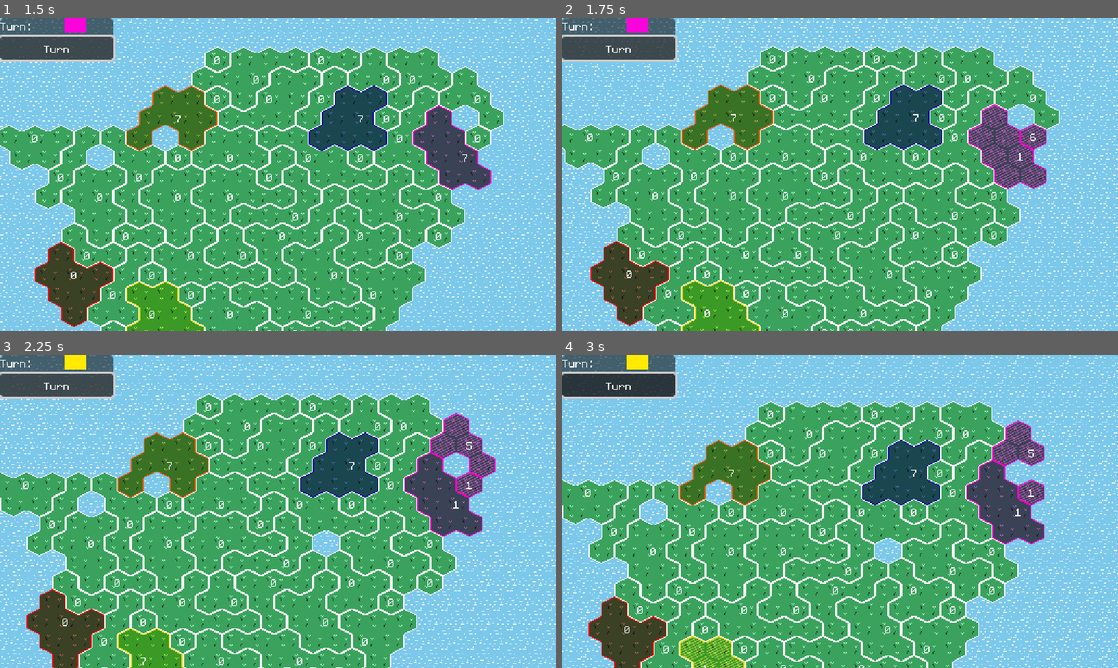
Above: before the commit, frames 1-4 (two rows, left to right).
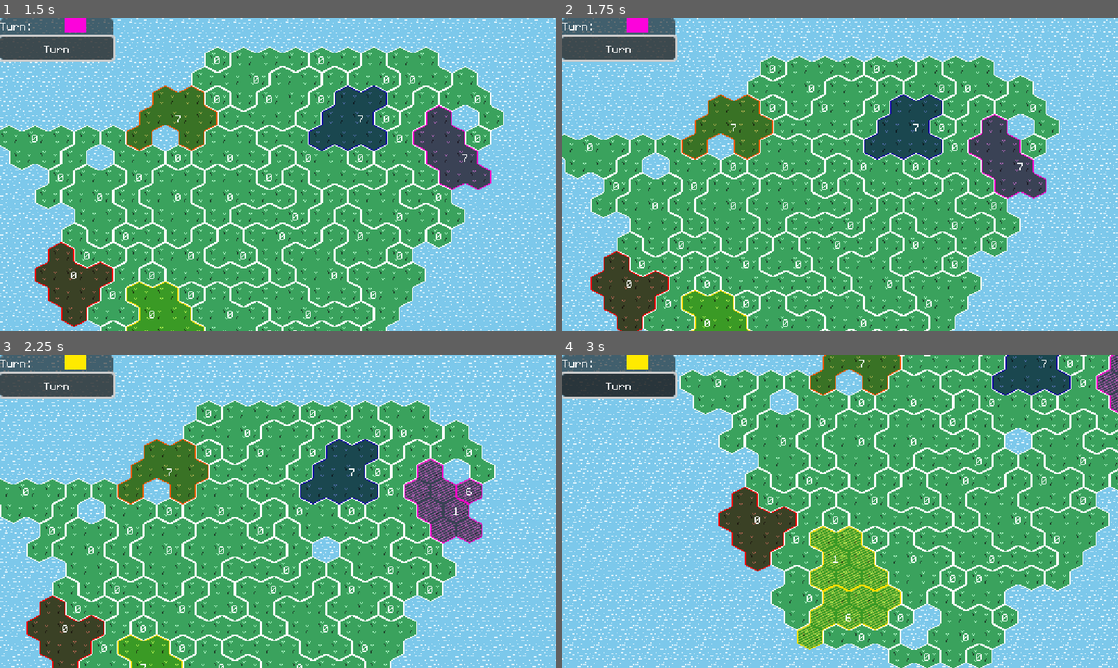
Above: after the commit, the same moments.

Repository: feored/LD54
Game: Godot game, scene res://scenes/main.tscn
Same seed, same stepped clock (60 frames per second), same inputs: the game is played once before the commit and once after it.
Inputs (mouse positions are in pixels of both pictures, inside the frame that each line leads up to):
- Up to frame 1 (1.5 s): click "Turn" at 0.5 s; click "Turn" at 1.25 s
- Up to frame 2 (1.75 s): no input
- Up to frame 3 (2.25 s): click "Turn" at 2 s
- Up to frame 4 (3 s): move the mouse to (962, 495) at 2.77 s; click (962, 495) at 2.92 s

Frame 1 is identical in both runs. In frame 2, 27% of the frame differs, in the area x 0-100%, y 0-100%; in frame 3, 25%; in frame 4, 63%.

Commit message:
camera move to relevant tile

Diff:
--- a/scenes/camera/Camera2D.gd
+++ b/scenes/camera/Camera2D.gd
@@ -31,3 +31,4 @@
 	elif target.y < -limit:
 		target.y = -limit
 	self.position = target
+	await Utils.wait(Constants.TURN_TIME)
--- a/scenes/main.gd
+++ b/scenes/main.gd
@@ -94,7 +94,7 @@
 	var bot = self.bots[to_team_id(self.turn)]
 	while bot_action == null or bot_action.action != Constants.Action.NONE:
 		bot_action = bot.play_turn(self.world)
-		apply_action(bot_action)
+		await apply_action(bot_action)
 		self.actions_history.append(bot_action)
 		await get_tree().create_timer(Constants.TURN_TIME).timeout
 
@@ -146,7 +146,7 @@
 func turn_events():
 	##var camera_pos = self.world.camera.position
 	await world.generate_disaster()
-	##self.world.camera.position = camera_pos
+	#self.world.camera.position = camera_pos
 
 
 func regions_left(team):
@@ -164,4 +164,4 @@
 	if action.action == Constants.Action.NONE:
 		return
 	if action.action == Constants.Action.MOVE:
-		self.world.move_units(action.region_from, action.region_target)
+		await self.world.move_units(action.region_from, action.region_target)
--- a/world/gen.gd
+++ b/world/gen.gd
@@ -134,8 +134,7 @@
 	return total
 
 func delete_cell(coords: Vector2i):
-	self.camera.move_bounded(self.coords_to_pos(coords) - Vector2(self.camera.viewport_size/2))
-	await Utils.wait(Constants.TURN_TIME)
+	await self.camera.move_bounded(self.coords_to_pos(coords) - Vector2(self.camera.viewport_size/2))
 	self.regions[self.tiles[coords].region].tiles.erase(coords)
 	self.tiles[coords].queue_free()
 	self.tiles.erase(coords)
@@ -190,6 +189,9 @@
 		print("Error: not enough units to move:", regions[region_from].units)
 	if not region_to in self.adjacent_regions(region_from):
 		print("Error: regions are not adjacent")
+
+	# success
+	await camera.move_bounded(self.coords_to_pos(self.regions[region_from].center_tile()) - Vector2(self.camera.viewport_size/2))
 	var moved_units = regions[region_from].units - 1
 	if regions[region_from].team == regions[region_to].team:
 		regions[region_from].set_units(1)
